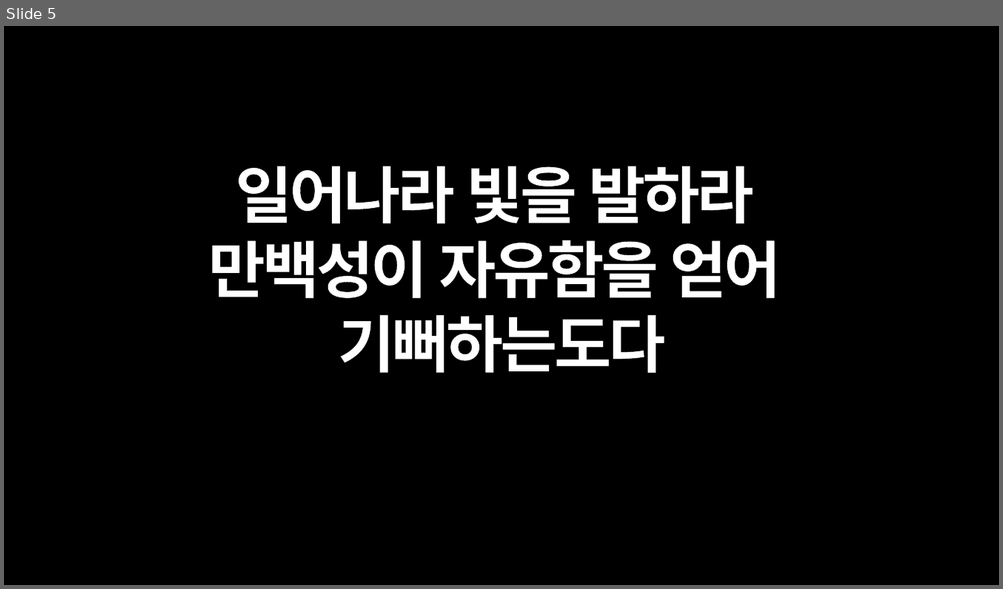
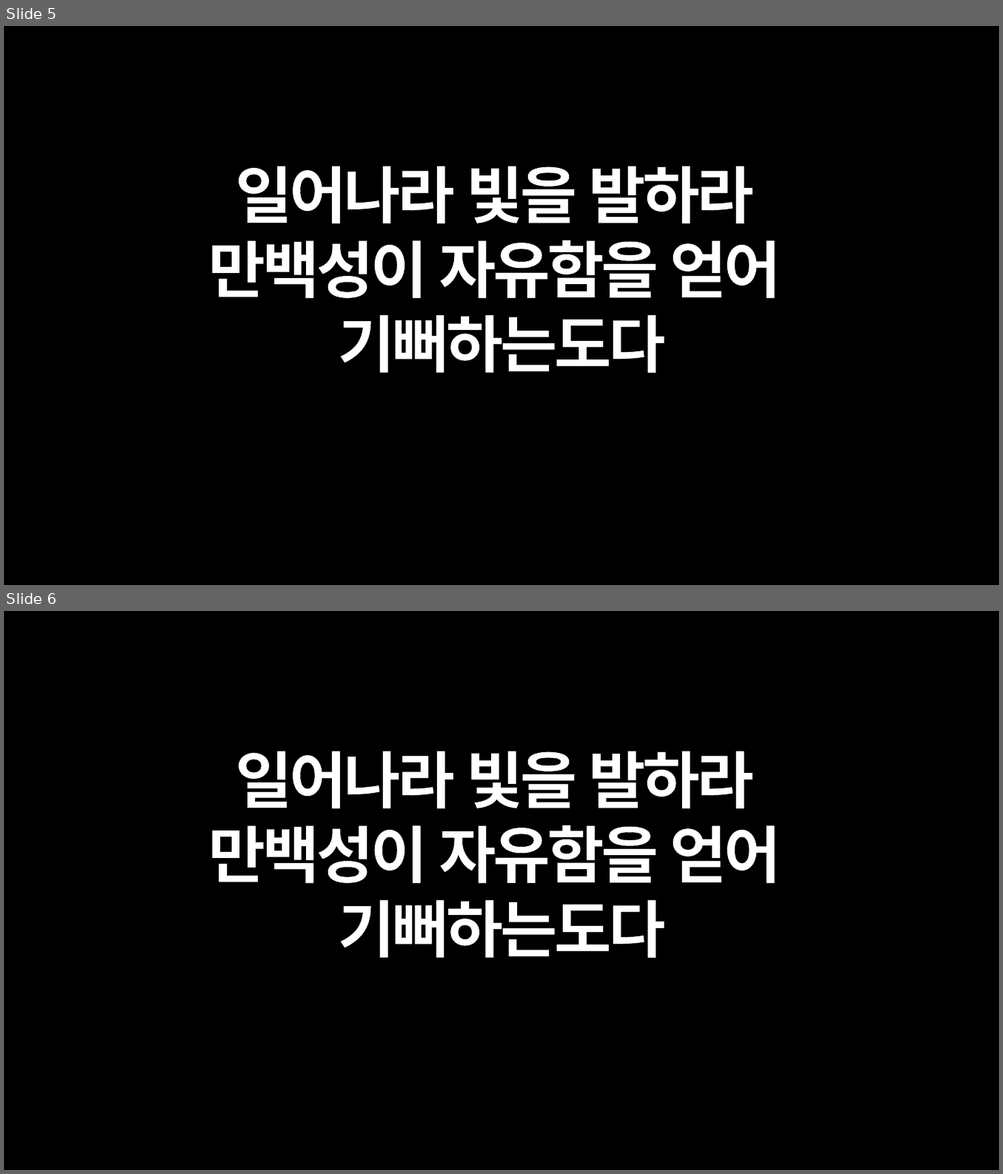
Before and after one commit to JohnHaan/lyrics-generator, a slide deck: songs/song-54/song.pptx. Shown one above the other, each under a label of ours: slide 5 before the commit, slides 5 and 6 after it. The pictures are 1003x589 and 1003x1174 pixels, drawn with LibreOffice and Linux fonts; fonts in the diff are those of the drawing. Boxes give left, top, right and bottom in pixels: in the first picture for what was removed or moved away, otherwise in the second. Text is boxed around its words. In the diff, an @@ line names an element or a change of style, - is before the commit and + after.

```diff
--- a/songs/song-54/song.pptx
+++ b/songs/song-54/song.pptx
@@ slide 6 added at (4,611,999,1170), background #000000 @@
@@ text added at (208,751,780,958), 60 pt, text #FFFFFF, bold @@
+일어나라 빛을 발하라
+만백성이 자유함을 얻어
+기뻐하는도다
```
Also in this commit, not shown: 1 other file.
